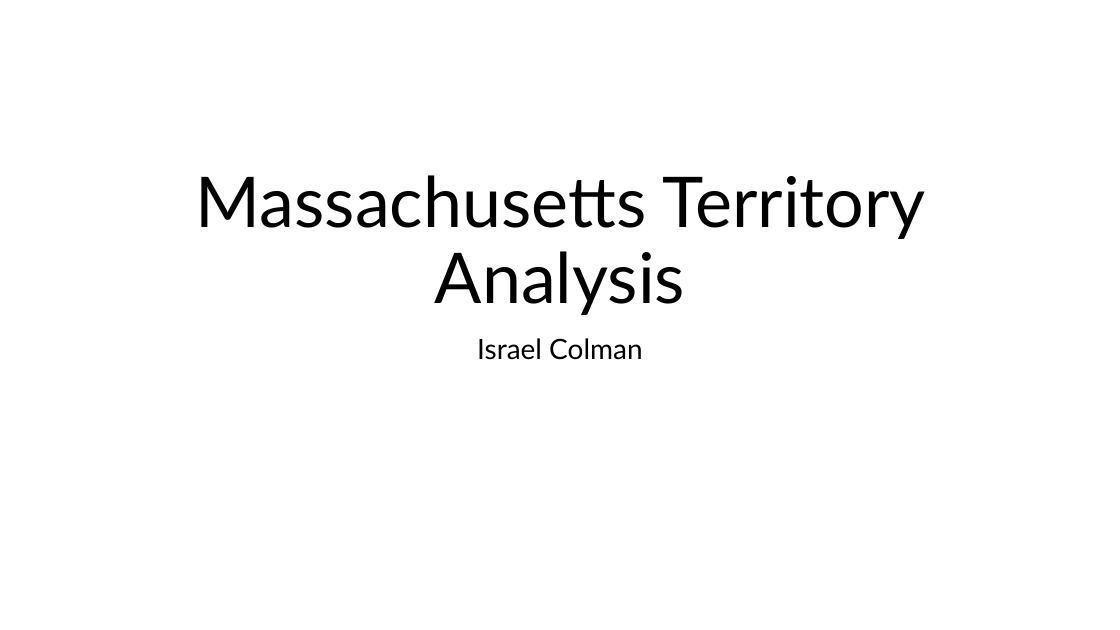
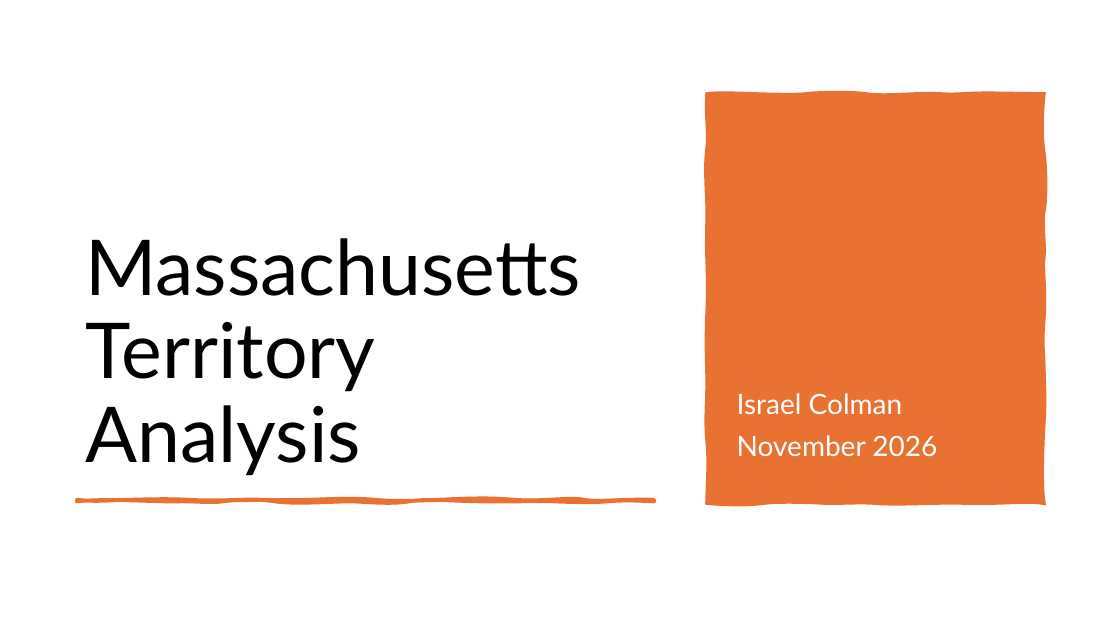
Before and after one commit to IsraelColman/Capstone_1, a slide deck: slide 1 of Massachusetts_Territory_Analysis.pptx. Drawn at 1120x630 pixels with LibreOffice and Linux fonts; fonts in the diff are those of the drawing. Boxes give left, top, right and bottom in pixels: in the first picture for what was removed or moved away, otherwise in the second. Text is boxed around its words. In the diff, an @@ line names an element or a change of style, - is before the commit and + after.

```diff
--- a/Massachusetts_Territory_Analysis.pptx
+++ b/Massachusetts_Territory_Analysis.pptx
@@ title "Massachusetts Territory Analysis": place and size @@
-title "Massachusetts Territory Analysis" at (196, 175, 926, 315)
+title "Massachusetts Territory Analysis" at (85, 238, 581, 475)
@@ title "Massachusetts Territory Analysis" at (85, 238, 581, 475): size 60 to 66 pt; alignment centre to left @@
@@ freeform shape added at (708, 95, 1044, 502), fill #E97132, outline #E97132 4.5 pt @@
@@ subtitle "Israel Colman": place and size @@
-subtitle "Israel Colman" at (477, 338, 642, 360)
+subtitle "Israel Colman" at (737, 393, 937, 456)
@@ subtitle "Israel Colman" at (737, 393, 937, 456): vertical alignment top to bottom @@
@@ subtitle at (737, 393, 902, 414): text colour #000000 to #FFFFFF in "Israel Colman"; alignment centre to left @@
@@ subtitle at (737, 435, 937, 456): paragraph added @@
+November 2026
@@ freeform shape added at (77, 500, 655, 502), fill #E97132, outline #E97132 3.25 pt @@
```
Also in this commit, not shown: 2 other slides changed, 11 slides added, 4 slides removed, 2 other files.
